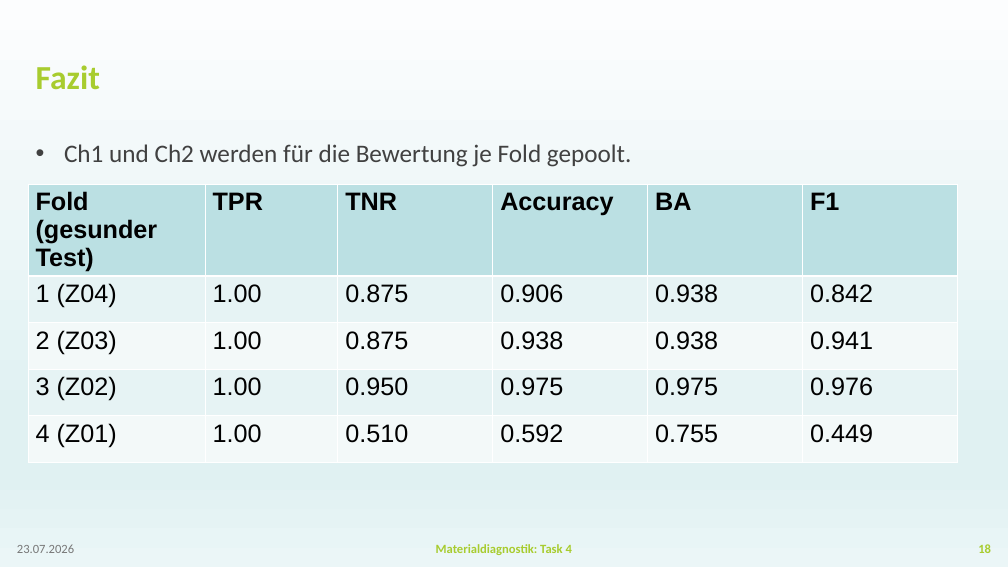
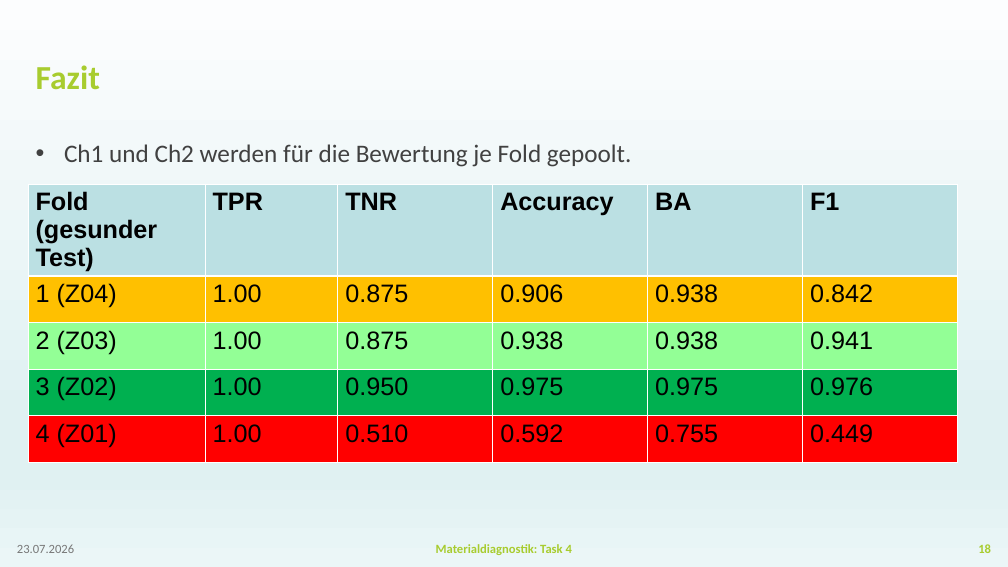
Before and after one commit to BGielczynski/AI_diagnostics, a slide deck: slide 18 of Task_4/Presentation_Task4.pptx. Drawn at 1008x567 pixels with LibreOffice and Linux fonts; fonts in the diff are those of the drawing; background and template pictures are left out. Boxes give left, top, right and bottom in pixels: in the first picture for what was removed or moved away, otherwise in the second. Text is boxed around its words. In the diff, an @@ line names an element or a change of style, - is before the commit and + after.

```diff
--- a/Task_4/Presentation_Task4.pptx
+++ b/Task_4/Presentation_Task4.pptx
@@ table at [28,184,958,451] @@
@@ fill #E7F3F4 to #FFC000 in row 2 @@
@@ fill #F3F9FA to #93FF96 in row 3 @@
@@ fill #E7F3F4 to #00B050 in row 4 @@
@@ fill #F3F9FA to #FF0000 in row 5 @@
```
Also in this commit, not shown: 4 other slides changed.
